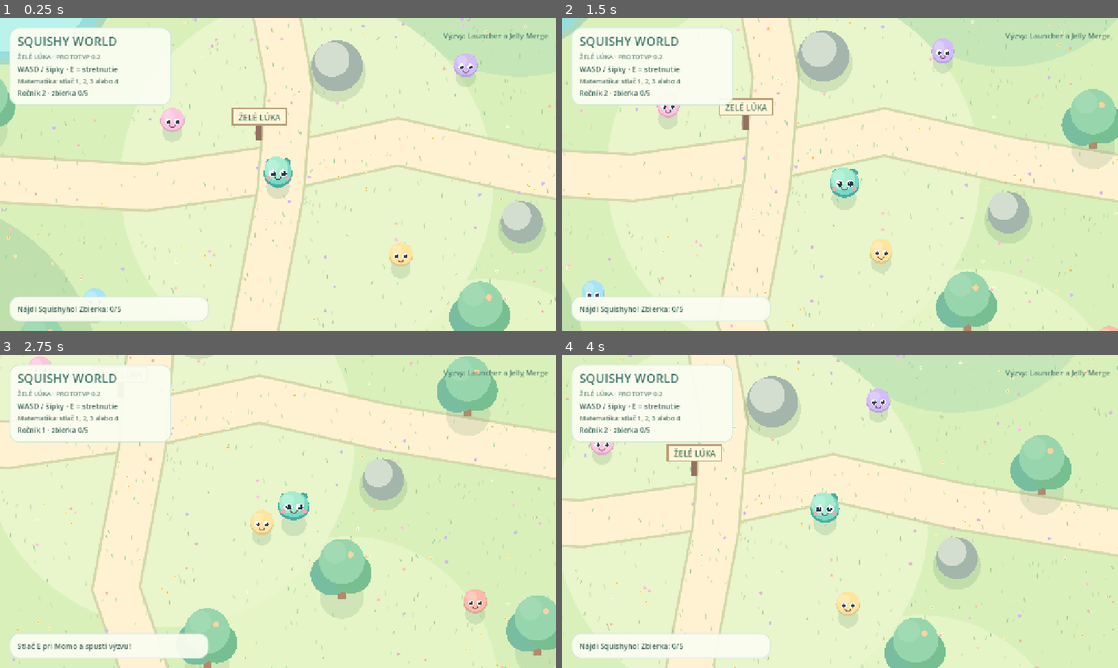
Above: before the commit, frames 1-4 (two rows, left to right).
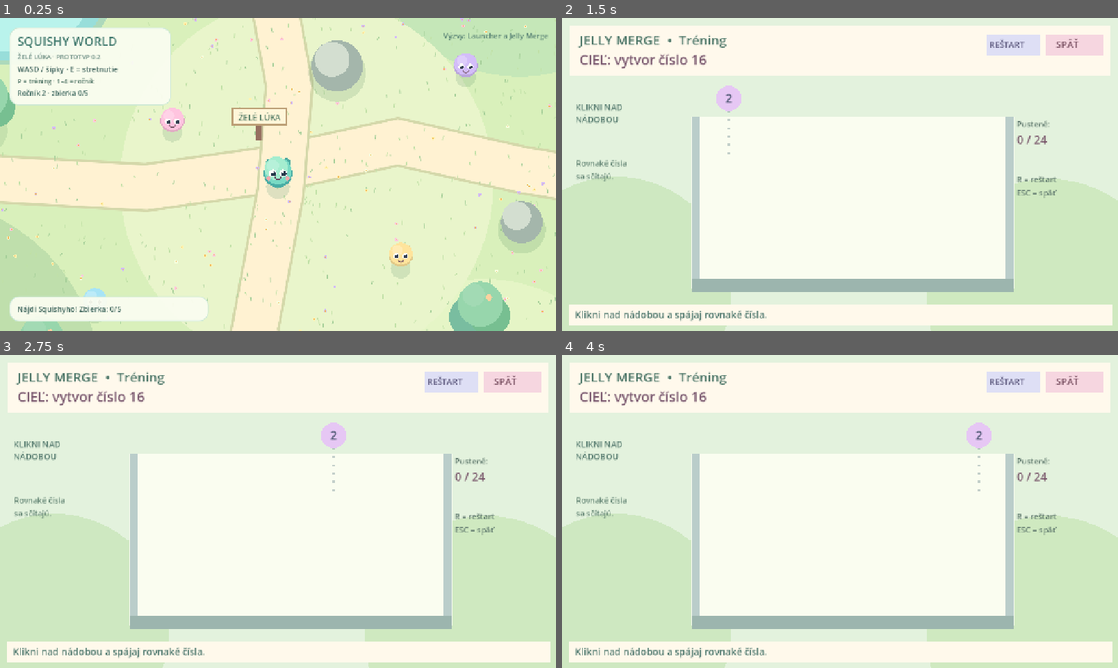
Above: after the commit, the same moments.

Repository: DiscoverVisually/squishy-world
Game: Godot game, scene res://scenes/main.tscn
Same seed, same stepped clock (60 frames per second), same inputs: the game is played once before the commit and once after it.
Inputs (mouse positions are in pixels of both pictures, inside the frame that each line leads up to):
- Up to frame 1 (0.25 s): no input
- Up to frame 2 (1.5 s): tap Enter at 0.5 s; move the mouse to (962, 158) at 0.52 s; hold D 0.53-1.28 s; tap P at 0.6, 1.35 s; click (962, 158) at 0.67 s; move the mouse to (728, 190) at 1.27 s; hold S from 1.28 s (still down)
- Up to frame 3 (2.75 s): move the mouse to (333, 442) at 2.02 s; release S at 2.03 s; hold D from 2.03 s (still down); tap 1 at 2.1 s; tap P at 2.3 s
- Up to frame 4 (4 s): move the mouse to (812, 574) at 2.77 s; release D at 2.78 s; hold W 2.78-3.53 s; tap 2 at 2.85 s; click (812, 574) at 2.92 s; tap P at 3.05, 3.8 s; move the mouse to (1006, 558) at 3.52 s; hold A from 3.53 s (still down); tap R at 3.6 s

The runs differ from the first frame. In frame 1, 0.2% of the frame differs, in the area x 3-22%, y 19-22%; in frame 2, 74%; in frame 3, 74%; in frame 4, 76%, in the area x 0-100%, y 0-100%.

Commit message:
Add replayable practice mode for both minigames

Diff:
--- a/scripts/hud.gd
+++ b/scripts/hud.gd
@@ -21,7 +21,7 @@
     _add_label(vbox, "SQUISHY WORLD", 28, Color("3b756a"))
     _add_label(vbox, "ŽELÉ LÚKA · PROTOTYP 0.2", 15, Color("6c8d83"))
     _add_label(vbox, "WASD / šípky · E = stretnutie", 17, Color("3e625c"))
-    _add_label(vbox, "Matematika: stlač 1, 2, 3 alebo 4", 15, Color("55786a"))
+    _add_label(vbox, "P = tréning · 1–4 = ročník", 15, Color("55786a"))
     progress_label = _add_label(vbox, "Ročník 2 · zbierka 0/5", 16, Color("476f66"))
     var bottom_panel := PanelContainer.new()
     bottom_panel.anchor_top = 1.0
--- a/scripts/world.gd
+++ b/scripts/world.gd
@@ -15,6 +15,7 @@
 @onready var merge_arena: MergeArena = $Encounter/Merge
 @onready var choice: EncounterChoice = $Encounter/Choice
 var encounter_creature: WildSquishy = null
+var training_mode: bool = false
 var selected_grade: int = 2
 var caught_names: Array[String] = []
 var nearby_squishy: WildSquishy = null
@@ -77,6 +78,13 @@
         hud.set_progress(selected_grade, caught_names.size())
         _save_progress()
         get_viewport().set_input_as_handled()
+    elif event.keycode == KEY_P:
+        player.set_physics_process(false)
+        hud.visible = false
+        training_mode = true
+        encounter_creature = null
+        choice.show_choice("Tréning", Color("b8e2cf"))
+        get_viewport().set_input_as_handled()
     elif event.keycode == KEY_E and nearby_squishy != null and is_instance_valid(nearby_squishy):
         player.set_physics_process(false)
         hud.visible = false
@@ -85,6 +93,12 @@
         get_viewport().set_input_as_handled()
 
 func _on_choice_selected(mode: String) -> void:
+    if training_mode:
+        if mode == "merge":
+            merge_arena.start_encounter("Tréning", Color("b8e2cf"), selected_grade)
+        else:
+            arena.start_encounter("Tréning", Color("b8e2cf"), selected_grade)
+        return
     if encounter_creature == null or not is_instance_valid(encounter_creature):
         _on_encounter_cancelled()
         return
@@ -94,6 +108,10 @@
         arena.start_encounter(encounter_creature.display_name, encounter_creature.body_color, selected_grade)
 
 func _on_squishy_captured(squishy_name: String) -> void:
+    if training_mode:
+        _on_encounter_cancelled()
+        hud.set_nearby("Tréning dokončený! P = nová výzva.")
+        return
     if not caught_names.has(squishy_name):
         caught_names.append(squishy_name)
     for creature in wild_squishies.duplicate():
@@ -108,6 +126,7 @@
 
 func _on_encounter_cancelled() -> void:
     encounter_creature = null
+    training_mode = false
     player.set_physics_process(true)
     hud.visible = true
     status_clock = 0.0
Not shown, changed: README.md
Not shown, changed: docs/PROTOTYPE_PLAN.md
